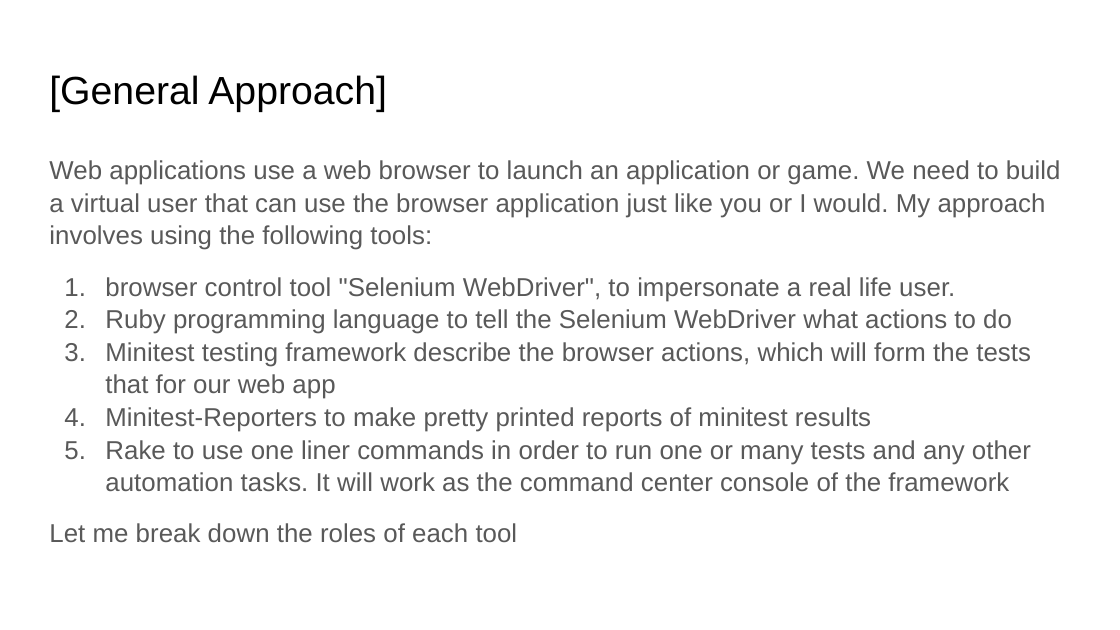
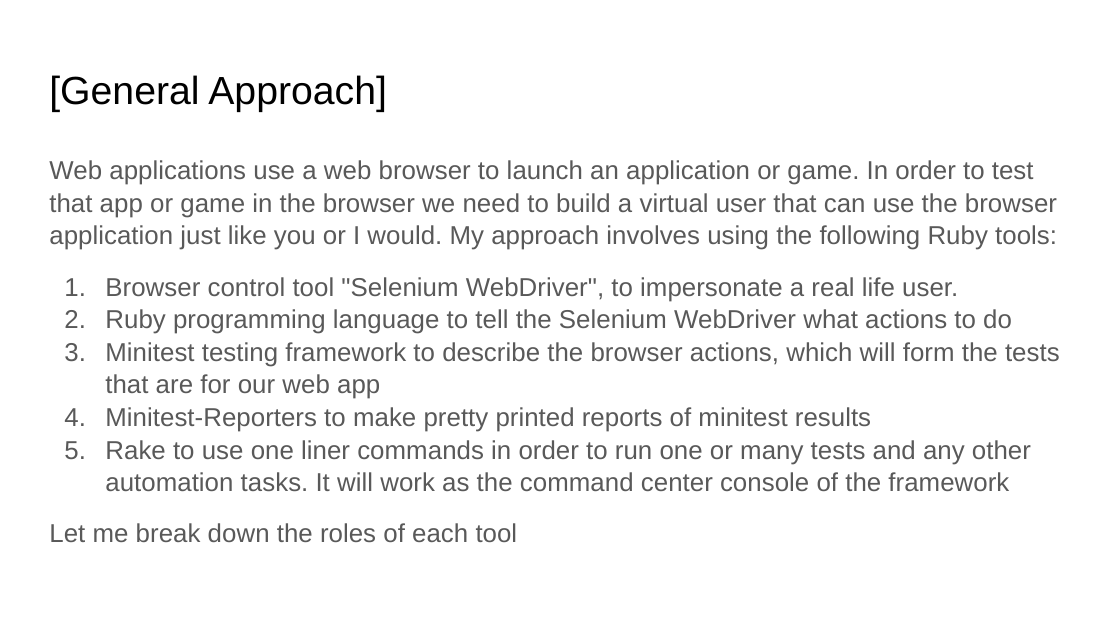
Before and after one commit to fawadmalik/end2EndAutomationWithRubyAndMinitestReport, a slide deck: slide 3 of docs/Web App Testing Automation.pptx. Drawn at 1120x630 pixels with LibreOffice and Linux fonts; fonts in the diff are those of the drawing. Boxes give left, top, right and bottom in pixels: in the first picture for what was removed or moved away, otherwise in the second. Text is boxed around its words. In the diff, an @@ line names an element or a change of style, - is before the commit and + after.

```diff
--- a/docs/Web App Testing Automation.pptx
+++ b/docs/Web App Testing Automation.pptx
@@ text at box(49, 160, 1057, 302): text changed @@
-Web applications use a web browser to launch an application or game. We need to build a virtual user that can use the browser application just like you or I would. My approach involves using the following tools:
-1. browser control tool "Selenium WebDriver", to impersonate a real life user.
+Web applications use a web browser to launch an application or game. In order to test that app or game in the browser we need to build a virtual user that can use the browser application just like you or I would. My approach involves using the following Ruby tools:
+1. Browser control tool "Selenium WebDriver", to impersonate a real life user.
@@ text at box(105, 342, 1060, 399): text changed @@
-3. Minitest testing framework describe the browser actions, which will form the tests that for our web app
+3. Minitest testing framework to describe the browser actions, which will form the tests that are for our web app
```
Also in this commit, not shown: 3 other slides changed, 8 slides added, 4 slides removed, 1 other file.
